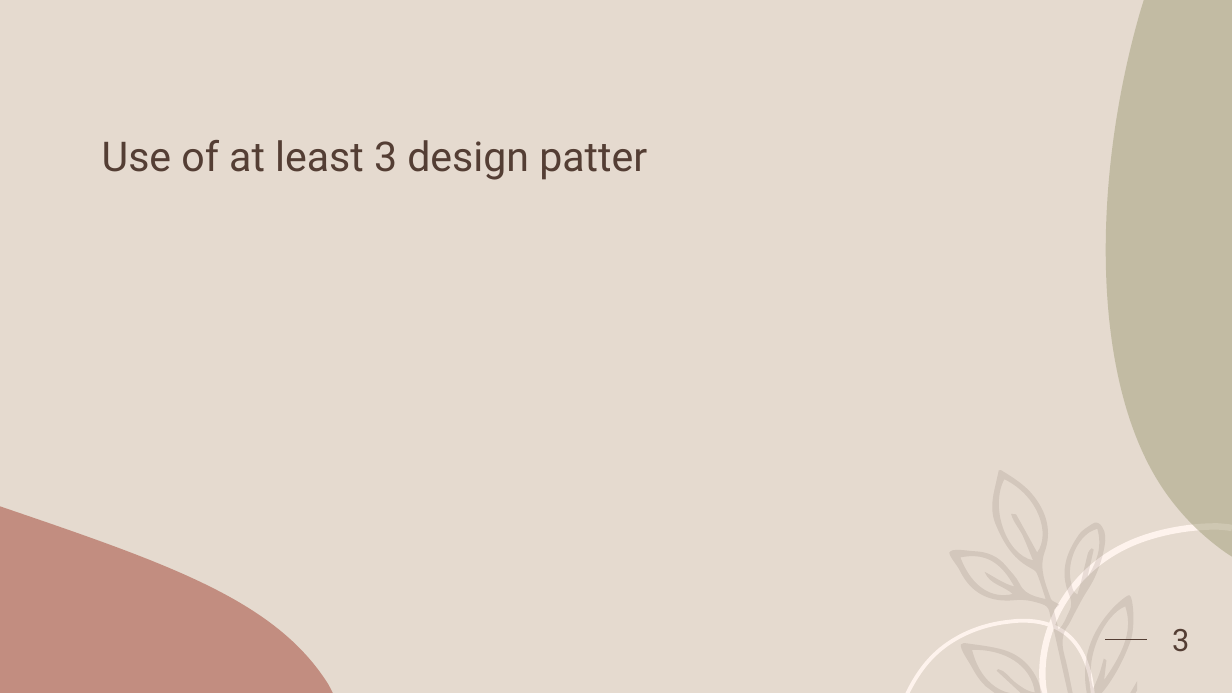
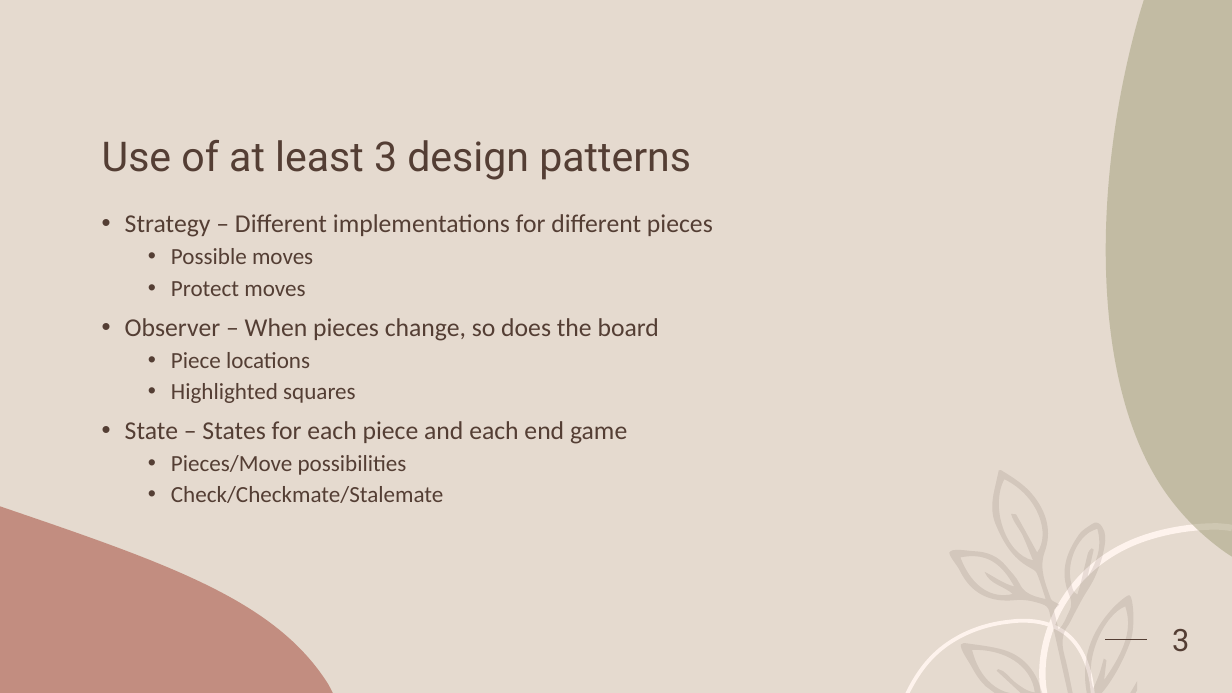
Before and after one commit to walkeredwards/OOP-FinalProject, a slide deck: slide 3 of The Game of Chess.pptx. Drawn at 1232x693 pixels with LibreOffice and Linux fonts; fonts in the diff are those of the drawing. Boxes give left, top, right and bottom in pixels: in the first picture for what was removed or moved away, otherwise in the second. Text is boxed around its words. In the diff, an @@ line names an element or a change of style, - is before the commit and + after.

```diff
--- a/The Game of Chess.pptx
+++ b/The Game of Chess.pptx
@@ title at [102, 140, 691, 180]: text changed @@
-Use of at least 3 design patter
+Use of at least 3 design patterns
@@ text added at [125, 214, 713, 503], 20 pt, text #543E34 @@
+• Strategy – Different implementations for different pieces
+  • Possible moves
+  • Protect moves
+• Observer – When pieces change, so does the board
+  • Piece locations
+  • Highlighted squares
+• State – States for each piece and each end game
+  • Pieces/Move possibilities
+  • Check/Checkmate/Stalemate
```
Also in this commit, not shown: 3 other slides changed, 1 slide removed.
